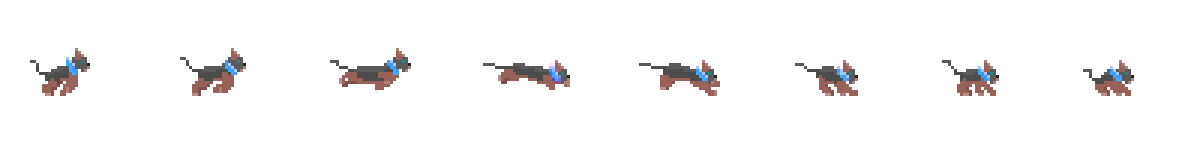
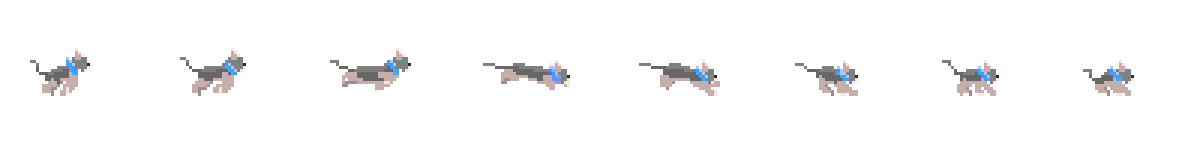
Before/after of a 1200 x 150 layered artwork. What changed in the layer stack:
pixels changed over [left=30, top=48, right=1134, bottom=96] (layer not identified)
